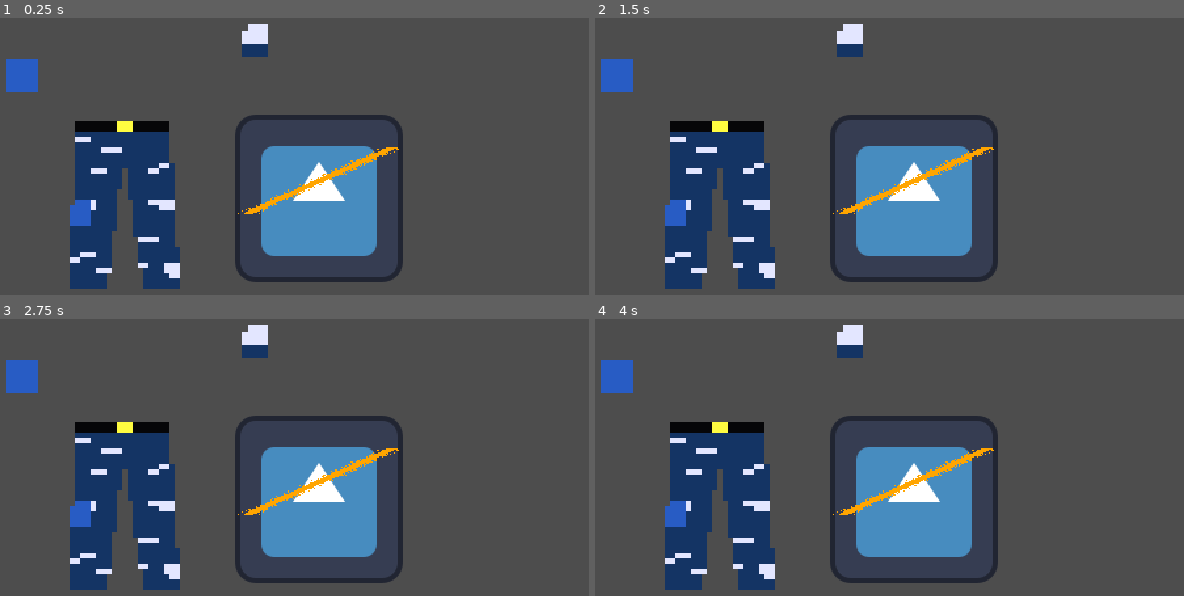
Above: before the commit, frames 1-4 (two rows, left to right).
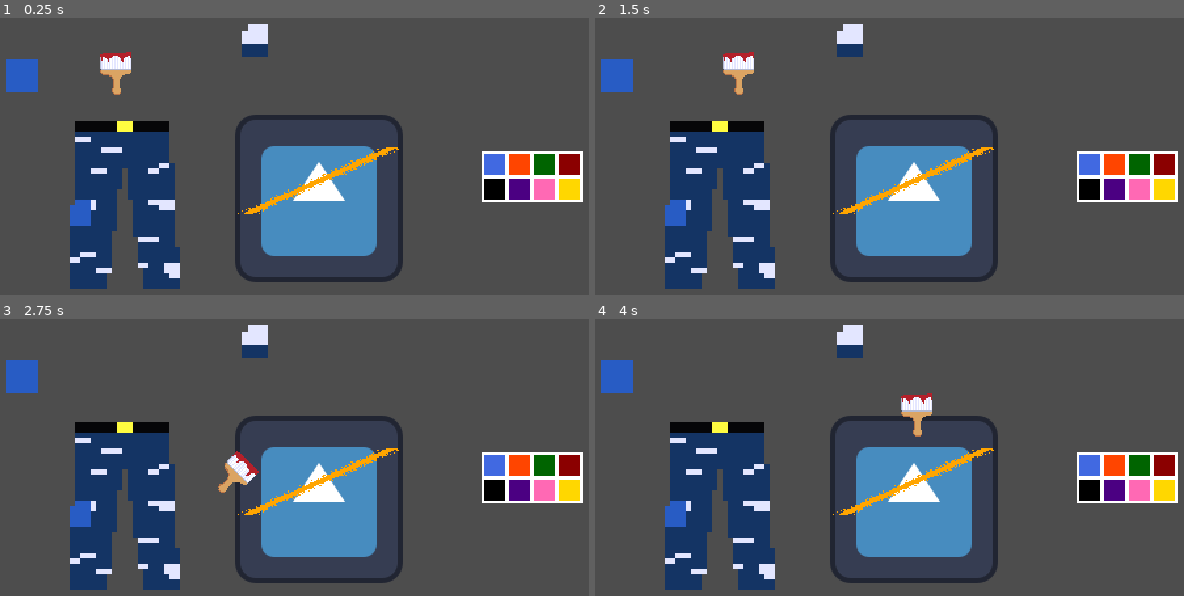
Above: after the commit, the same moments.

Repository: NoelKTheBest/renew-pants
Game: Godot game, scene res://test_scene_01.tscn
Two runs of this game, one before a commit and one after it. Both use one fixed random seed, a clock stepped at 60 frames per second and the inputs below. The engine's default icon, where the game draws it, is replaced by a stand-in: a white triangle on a blue panel in a dark square.
Inputs (mouse positions are in pixels of both pictures, inside the frame that each line leads up to):
- Up to frame 1 (0.25 s): no input
- Up to frame 2 (1.5 s): click (1089, 164) at 0.52 s; tap Enter at 1.25 s; hold Right (ui_right) from 1.28 s (still down); tap G (swipe, bound only after the commit) at 1.35 s
- Up to frame 3 (2.75 s): tap F (switch, bound only after the commit) at 1.55, 2.1 s; release Right (ui_right) at 2.03 s; hold Down (ui_down) from 2.03 s (still down); tap G (swipe, bound only after the commit) at 2.3 s
- Up to frame 4 (4 s): release Down (ui_down) at 2.78 s; hold Right (ui_right) 2.78-3.53 s; tap G (swipe, bound only after the commit) at 2.85, 3.8 s; tap F (switch, bound only after the commit) at 3.05, 3.6 s; hold Up (ui_up) from 3.53 s (still down)

The runs differ from the first frame. In frame 1, 3.7% of the frame differs, in the area x 16-99%, y 12-67%; in frame 2, 3.7%; in frame 3, 3.7%; in frame 4, 3.7%.

Commit message:
Animate paintbrush and add color palette

Diff:
--- /dev/null
+++ b/renew-your-clothes/canvas.gd
@@ -0,0 +1,43 @@
+extends Node2D
+
+@export var width : int
+var paint_color = Color.ROYAL_BLUE
+
+# Called when the node enters the scene tree for the first time.
+func _ready() -> void:
+	pass # Replace with function body.
+
+
+# Called every frame. 'delta' is the elapsed time since the previous frame.
+func _process(delta: float) -> void:
+	Color.NAVY_BLUE
+	Color.ORANGE_RED
+	Color.DARK_GREEN
+
+
+func paint_clothes(brush_is_horizontal: bool) -> void:
+	var image: Image = $ClothingBench.texture.get_image()
+	#randi_range()
+	var start_point = Vector2(10,75)
+	var end_point = Vector2(120, 25)
+	var m = (end_point.y - start_point.y) / (end_point.x - start_point.x)
+	var b = start_point.y - m * start_point.x
+
+	var array_main = PackedVector2Array([])
+	for i in range(start_point.x, end_point.x):
+		array_main.append(Vector2i(i, m * i + b))
+
+	for vector in array_main:
+		var randnum = 0.0
+		image.set_pixel(vector.x, vector.y, Color.ORANGE)
+		for i in range(1, width):
+			randnum = 1.0 / i if i > 3 else 1.0
+			if randf() < randnum:
+				if image.get_pixelv(Vector2i(vector.x + i, vector.y)).a == 1:
+					image.set_pixel(vector.x + i, vector.y, Color.ORANGE)
+				if image.get_pixelv(Vector2i(vector.x - i, vector.y)).a == 1:
+					image.set_pixel(vector.x - i, vector.y, Color.ORANGE)
+
+
+func patch_clothes() -> void:
+	pass
--- /dev/null
+++ b/renew-your-clothes/color_palette.gd
@@ -0,0 +1,15 @@
+extends Node2D
+
+
+# Called when the node enters the scene tree for the first time.
+func _ready() -> void:
+	pass # Replace with function body.
+
+
+# Called every frame. 'delta' is the elapsed time since the previous frame.
+func _process(delta: float) -> void:
+	pass
+
+
+func _on_button_pressed() -> void:
+	print("i was pressed :>")
--- /dev/null
+++ b/renew-your-clothes/game.gd
@@ -0,0 +1,23 @@
+extends Node2D
+
+
+@onready var paintbrush = $paintbrush
+
+# Called when the node enters the scene tree for the first time.
+func _ready() -> void:
+	pass # Replace with function body.
+
+
+# Called every frame. 'delta' is the elapsed time since the previous frame.
+func _process(delta: float) -> void:
+	if Input.is_action_just_pressed("switch"):
+		paintbrush.is_horizontal = !paintbrush.is_horizontal
+
+	if Input.is_action_just_pressed("swipe"):
+		paintbrush.swipe()
+
+	var y_direction = Input.get_axis("ui_up", "ui_down")
+	var x_direction = Input.get_axis("ui_left", "ui_right")
+	paintbrush.move_local_y(y_direction * 1.75)
+	paintbrush.move_local_x(x_direction * 1.75)
+	#print("x: " + str(x_direction) + "; y: " + str(y_direction))
--- a/renew-your-clothes/paintbrush.gd
+++ b/renew-your-clothes/paintbrush.gd
@@ -1,12 +1,33 @@
-extends AnimatedSprite2D
+extends Sprite2D
 
-var horizontal = false
+
+const horizontal_sprites = preload("res://paintbrush-Sheet.png")
+const vertical_sprites = preload("res://paintbrush-Sheet(Vertical).png")
+@onready var animator = $AnimationPlayer
+
+var is_horizontal = true
+var frames = 7
 
 # Called when the node enters the scene tree for the first time.
 func _ready() -> void:
-	pass # Replace with function body.
+	pass
+
 
 
 # Called every frame. 'delta' is the elapsed time since the previous frame.
 func _process(delta: float) -> void:
-	pass
+	if !is_horizontal:
+		texture = vertical_sprites
+		hframes = 1
+		vframes = frames
+	else:
+		texture = horizontal_sprites
+		hframes = frames
+		vframes = 1
+
+
+func swipe() -> void:
+	if !is_horizontal:
+		animator.play("swipe_v")
+	else:
+		animator.play("swipe_h")
--- a/renew-your-clothes/paintbrush.tscn
+++ b/renew-your-clothes/paintbrush.tscn
@@ -1,72 +1,69 @@
-[gd_scene load_steps=11 format=3 uid="uid://c8wfy2ulaigeu"]
+[gd_scene load_steps=7 format=3 uid="uid://c8wfy2ulaigeu"]
 
-[ext_resource type="Texture2D" uid="uid://qryu8ieo32c7" path="res://paintbrush-Sheet.png" id="1_mg2q6"]
+[ext_resource type="Texture2D" uid="uid://8oart6xp346a" path="res://paintbrush-Sheet(Vertical).png" id="1_y1foy"]
 [ext_resource type="Script" path="res://paintbrush.gd" id="2_sqhtj"]
 
-[sub_resource type="AtlasTexture" id="AtlasTexture_hagwt"]
-atlas = ExtResource("1_mg2q6")
-region = Rect2(0, 0, 64, 64)
+[sub_resource type="Animation" id="Animation_n000u"]
+resource_name = "swipe_h"
+length = 0.7
+tracks/0/type = "value"
+tracks/0/imported = false
+tracks/0/enabled = true
+tracks/0/path = NodePath(".:frame_coords")
+tracks/0/interp = 1
+tracks/0/loop_wrap = true
+tracks/0/keys = {
+"times": PackedFloat32Array(0, 0.1, 0.2, 0.3, 0.4, 0.5),
+"transitions": PackedFloat32Array(1, 1, 1, 1, 1, 1),
+"update": 1,
+"values": [Vector2i(1, 0), Vector2i(2, 0), Vector2i(3, 0), Vector2i(4, 0), Vector2i(5, 0), Vector2i(6, 0)]
+}
 
-[sub_resource type="AtlasTexture" id="AtlasTexture_kmbek"]
-atlas = ExtResource("1_mg2q6")
-region = Rect2(64, 0, 64, 64)
+[sub_resource type="Animation" id="Animation_4x4vo"]
+length = 0.001
+tracks/0/type = "value"
+tracks/0/imported = false
+tracks/0/enabled = true
+tracks/0/path = NodePath(".:frame_coords")
+tracks/0/interp = 1
+tracks/0/loop_wrap = true
+tracks/0/keys = {
+"times": PackedFloat32Array(0),
+"transitions": PackedFloat32Array(1),
+"update": 1,
+"values": [Vector2i(1, 0)]
+}
 
-[sub_resource type="AtlasTexture" id="AtlasTexture_fn78m"]
-atlas = ExtResource("1_mg2q6")
-region = Rect2(128, 0, 64, 64)
+[sub_resource type="Animation" id="Animation_i8x2x"]
+resource_name = "swipe_v"
+length = 0.7
+tracks/0/type = "value"
+tracks/0/imported = false
+tracks/0/enabled = true
+tracks/0/path = NodePath(".:frame_coords")
+tracks/0/interp = 1
+tracks/0/loop_wrap = true
+tracks/0/keys = {
+"times": PackedFloat32Array(0, 0.1, 0.2, 0.3, 0.4, 0.5),
+"transitions": PackedFloat32Array(1, 1, 1, 1, 1, 1),
+"update": 1,
+"values": [Vector2i(0, 1), Vector2i(0, 2), Vector2i(0, 3), Vector2i(0, 4), Vector2i(0, 5), Vector2i(0, 6)]
+}
 
-[sub_resource type="AtlasTexture" id="AtlasTexture_iuhee"]
-atlas = ExtResource("1_mg2q6")
-region = Rect2(192, 0, 64, 64)
+[sub_resource type="AnimationLibrary" id="AnimationLibrary_wcahx"]
+_data = {
+"RESET": SubResource("Animation_4x4vo"),
+"swipe_h": SubResource("Animation_n000u"),
+"swipe_v": SubResource("Animation_i8x2x")
+}
 
-[sub_resource type="AtlasTexture" id="AtlasTexture_xybgx"]
-atlas = ExtResource("1_mg2q6")
-region = Rect2(256, 0, 64, 64)
+[node name="Sprite2D" type="Sprite2D"]
+texture = ExtResource("1_y1foy")
+vframes = 7
+frame = 6
+script = ExtResource("2_sqhtj")
 
-[sub_resource type="AtlasTexture" id="AtlasTexture_lav7i"]
-atlas = ExtResource("1_mg2q6")
-region = Rect2(320, 0, 64, 64)
-
-[sub_resource type="AtlasTexture" id="AtlasTexture_4ve31"]
-atlas = ExtResource("1_mg2q6")
-region = Rect2(384, 0, 64, 64)
-
-[sub_resource type="SpriteFrames" id="SpriteFrames_0na70"]
-animations = [{
-"frames": [{
-"duration": 1.0,
-"texture": SubResource("AtlasTexture_hagwt")
-}],
-"loop": true,
-"name": &"default",
-"speed": 5.0
-}, {
-"frames": [{
-"duration": 1.0,
-"texture": SubResource("AtlasTexture_kmbek")
-}, {
-"duration": 1.0,
-"texture": SubResource("AtlasTexture_fn78m")
-}, {
-"duration": 1.0,
-"texture": SubResource("AtlasTexture_iuhee")
-}, {
-"duration": 1.0,
-"texture": SubResource("AtlasTexture_xybgx")
-}, {
-"duration": 1.0,
-"texture": SubResource("AtlasTexture_lav7i")
-}, {
-"duration": 1.0,
-"texture": SubResource("AtlasTexture_4ve31")
-}],
-"loop": true,
-"name": &"swipe",
-"speed": 11.0
-}]
-
-[node name="paintbrush" type="AnimatedSprite2D"]
-sprite_frames = SubResource("SpriteFrames_0na70")
-animation = &"swipe"
-frame_progress = 0.439798
-script = ExtResource("2_sqhtj")
+[node name="AnimationPlayer" type="AnimationPlayer" parent="."]
+libraries = {
+"": SubResource("AnimationLibrary_wcahx")
+}
--- /dev/null
+++ b/renew-your-clothes/palette.tscn
@@ -0,0 +1,69 @@
+[gd_scene load_steps=3 format=3 uid="uid://de7g1duyubpw7"]
+
+[ext_resource type="Script" path="res://color_palette.gd" id="1_h72ng"]
+[ext_resource type="Texture2D" uid="uid://vgduyd0sokkq" path="res://white square.png" id="2_fsg70"]
+
+[node name="palette" type="Node2D"]
+script = ExtResource("1_h72ng")
+
+[node name="BG" type="Sprite2D" parent="."]
+position = Vector2(38.5, 19.5)
+scale = Vector2(4.8125, 2.4375)
+texture = ExtResource("2_fsg70")
+
+[node name="Sprite2D" type="Sprite2D" parent="BG"]
+modulate = Color(0.254902, 0.411765, 0.882353, 1)
+position = Vector2(-5.92208, -3.89744)
+scale = Vector2(0.207792, 0.410256)
+texture = ExtResource("2_fsg70")
+
+[node name="Button" type="Button" parent="BG/Sprite2D"]
+visibility_layer = 0
+offset_left = -8.0
+offset_top = -8.0
+offset_right = 8.0
+offset_bottom = 8.0
+
+[node name="Sprite2D2" type="Sprite2D" parent="BG"]
+modulate = Color(1, 0.270588, 0, 1)
+position = Vector2(-1.97403, -3.89744)
+scale = Vector2(0.207792, 0.410256)
+texture = ExtResource("2_fsg70")
+
+[node name="Sprite2D3" type="Sprite2D" parent="BG"]
+modulate = Color(0, 0.392157, 0, 1)
+position = Vector2(1.97403, -3.89744)
+scale = Vector2(0.207792, 0.410256)
+texture = ExtResource("2_fsg70")
+
+[node name="Sprite2D4" type="Sprite2D" parent="BG"]
+modulate = Color(0.545098, 0, 0, 1)
+position = Vector2(5.92208, -3.89744)
+scale = Vector2(0.207792, 0.410256)
+texture = ExtResource("2_fsg70")
+
+[node name="Sprite2D5" type="Sprite2D" parent="BG"]
+modulate = Color(1, 0.843137, 0, 1)
+position = Vector2(5.92208, 3.89743)
+scale = Vector2(0.207792, 0.410256)
+texture = ExtResource("2_fsg70")
+
+[node name="Sprite2D6" type="Sprite2D" parent="BG"]
+modulate = Color(1, 0.411765, 0.705882, 1)
+position = Vector2(1.97403, 3.89743)
+scale = Vector2(0.207792, 0.410256)
+texture = ExtResource("2_fsg70")
+
+[node name="Sprite2D7" type="Sprite2D" parent="BG"]
+modulate = Color(0.294118, 0, 0.509804, 1)
+position = Vector2(-1.97403, 3.89743)
+scale = Vector2(0.207792, 0.410256)
+texture = ExtResource("2_fsg70")
+
+[node name="Sprite2D8" type="Sprite2D" parent="BG"]
+modulate = Color(0, 0, 0, 1)
+position = Vector2(-5.92208, 3.89743)
+scale = Vector2(0.207792, 0.410256)
+texture = ExtResource("2_fsg70")
+
+[connection signal="pressed" from="BG/Sprite2D/Button" to="." method="_on_button_pressed"]
--- a/renew-your-clothes/project.godot
+++ b/renew-your-clothes/project.godot
@@ -22,6 +22,19 @@
 window/stretch/mode="viewport"
 window/stretch/scale=1.31
 
+[input]
+
+switch={
+"deadzone": 0.5,
+"events": [Object(InputEventKey,"resource_local_to_scene":false,"resource_name":"","device":-1,"window_id":0,"alt_pressed":false,"shift_pressed":false,"ctrl_pressed":false,"meta_pressed":false,"pressed":false,"keycode":0,"physical_keycode":70,"key_label":0,"unicode":102,"location":0,"echo":false,"script":null)
+]
+}
+swipe={
+"deadzone": 0.5,
+"events": [Object(InputEventKey,"resource_local_to_scene":false,"resource_name":"","device":-1,"window_id":0,"alt_pressed":false,"shift_pressed":false,"ctrl_pressed":false,"meta_pressed":false,"pressed":false,"keycode":0,"physical_keycode":71,"key_label":0,"unicode":103,"location":0,"echo":false,"script":null)
+]
+}
+
 [rendering]
 
 textures/canvas_textures/default_texture_filter=0
--- a/renew-your-clothes/test_scene_01.tscn
+++ b/renew-your-clothes/test_scene_01.tscn
@@ -1,11 +1,16 @@
-[gd_scene load_steps=5 format=3 uid="uid://d1yibdcqgy8ae"]
+[gd_scene load_steps=9 format=3 uid="uid://d1yibdcqgy8ae"]
 
+[ext_resource type="Script" path="res://game.gd" id="1_lqeuq"]
+[ext_resource type="PackedScene" uid="uid://c8wfy2ulaigeu" path="res://paintbrush.tscn" id="1_po3dl"]
 [ext_resource type="Script" path="res://add_image.gd" id="1_popo1"]
 [ext_resource type="Texture2D" uid="uid://coqly5a1p1i7n" path="res://icon.svg" id="2_mq7rv"]
 [ext_resource type="Texture2D" uid="uid://bieovtd602xix" path="res://tattered_pants.png" id="3_6lb16"]
 [ext_resource type="Texture2D" uid="uid://ereidluiomwv" path="res://clothing patch.png" id="4_1bpho"]
+[ext_resource type="Script" path="res://canvas.gd" id="6_g0m38"]
+[ext_resource type="PackedScene" uid="uid://de7g1duyubpw7" path="res://palette.tscn" id="8_fetnb"]
 
-[node name="Node2D" type="Node2D"]
+[node name="Game" type="Node2D"]
+script = ExtResource("1_lqeuq")
 
 [node name="Node2D" type="Node2D" parent="."]
 script = ExtResource("1_popo1")
@@ -31,3 +36,16 @@
 
 [node name="Sprite2D3" type="Sprite2D" parent="Node2D"]
 position = Vector2(269.38, 79)
+
+[node name="Canvas" type="Node2D" parent="."]
+script = ExtResource("6_g0m38")
+
+[node name="Sprite2D" type="Sprite2D" parent="Canvas"]
+
+[node name="ClothingBench" type="Sprite2D" parent="Canvas"]
+
+[node name="paintbrush" parent="." instance=ExtResource("1_po3dl")]
+position = Vector2(98, 102)
+
+[node name="palette" parent="." instance=ExtResource("8_fetnb")]
+position = Vector2(376, 163)
Binary file added: renew-your-clothes/paintbrush-Sheet(Vertical).png
Not shown, added: renew-your-clothes/paintbrush-Sheet(Vertical).png.import
Binary file added: renew-your-clothes/white square.png
Not shown, added: renew-your-clothes/white square.png.import
